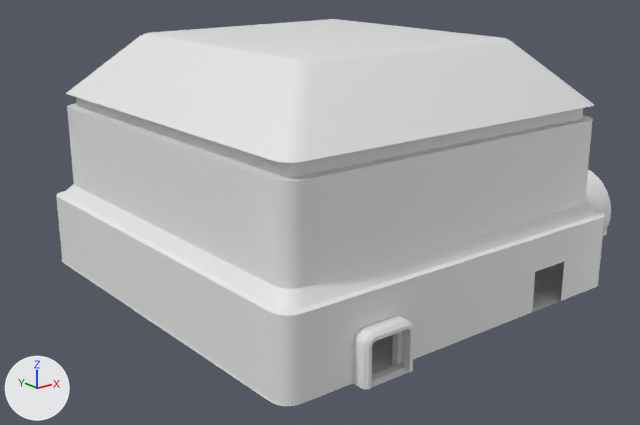
The FBX model Content/Assets/Levels/MainLevel/SM_Ship_Overgrown.fbx as it was, and as the next commit left it.
Both versions are drawn from a camera (50 mm lens) standing at (-142.1, -77.9, 47.9) and looking at (-65.7, 17.6, 9.7). Every picture has the same lights, and +X, +Y and +Z are marked at lower left. Where no turn or scale is listed for an object, it has been applied to the vertices.

The older version as bpy lines, for what is in view:
```python
me_sm_merged_staticmeshactor_4_043 = bpy.data.meshes.new('SM_MERGED_StaticMeshActor_4.043')
me_sm_merged_staticmeshactor_4_043.from_pydata(...)  # 1354 vertices, 1123 faces; spans x -94.1..-19.0, y -14.1..46.0, z 1.0..35.0
# faces by material slot: [42, 234, 672, 114, 61]
me_sm_merged_staticmeshactor_4_043.materials.append(mat_m_floor)  # its picture is missing
me_sm_merged_staticmeshactor_4_043.materials.append(mat_m_wall_trimsheet)  # its picture is missing
me_sm_merged_staticmeshactor_4_043.materials.append(mat_m_door)  # white #e7e7e7
me_sm_merged_staticmeshactor_4_043.materials.append(mat_m_wall_variation_2)  # its picture is missing
me_sm_merged_staticmeshactor_4_043.materials.append(mat_m_sky)  # its picture is missing
ob_sm_ship_overgrown = bpy.data.objects.new('SM_Ship_Overgrown', me_sm_merged_staticmeshactor_4_043)
ob_sm_ship_overgrown.location = (0.0, 0.0, 0.0)
```
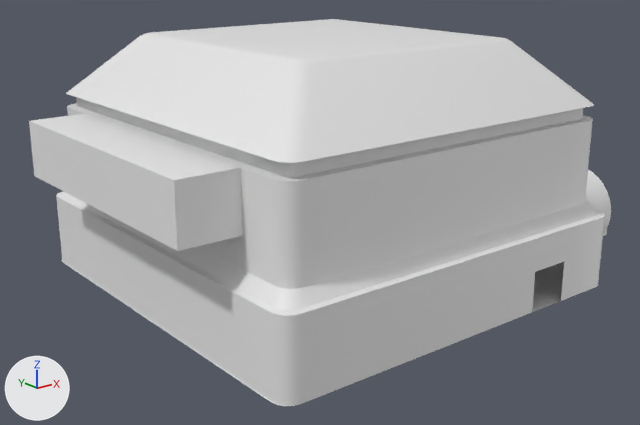
Changed parts and their boxes (x1, y1, x2, y2) in the pictures (640 x 425 px):
'SM_Ship_Overgrown', reshaped
    before: (56, 19, 611, 406)
    after: (29, 19, 611, 406)
part 1 of me_sm_merged_staticmeshactor_4_043, deleted
    before: (353, 316, 414, 389)
part 2 of me_sm_merged_staticmeshactor_4_043, deleted
    before: (365, 363, 408, 390)
part 3 of me_sm_merged_staticmeshactor_4_043, built on
    before: (86, 114, 413, 387)
    after: (29, 114, 413, 387)

What changed in the scene script:
```text
Change me_sm_merged_staticmeshactor_4_043:
    used by ob_sm_ship_overgrown; location = (0.0, 0.0, 0.0)
    remove me_sm_merged_staticmeshactor_4_043.from_pydata(...)  # 1354 vertices, 1123 faces; spans x -94.1..-19.0, y -14.1..46.0, z 1.0..35.0
    add me_sm_merged_staticmeshactor_4_043.from_pydata(...)  # 1196 vertices, 984 faces; spans x -100.0..-19.0, y -12.0..46.0, z 1.0..35.0
    me_sm_merged_staticmeshactor_4_043 part 1: the loose piece of 156 vertices spanning x -84.7..-77.3, y -14.1..-11.2, z 1.0..7.3 is deleted
    me_sm_merged_staticmeshactor_4_043 part 2: the loose piece of 8 vertices spanning x -84.6..-77.4, y -13.9..-11.3, z 1.0..1.2 is deleted
    me_sm_merged_staticmeshactor_4_043 part 3
    4 vertices are removed from x -84.0..-78.0, y -12.0, z 1.0..6.6
    7 faces are deleted
    10 new vertices lie (-8.0, 0.0, 0.0) away from vertices in x -92.0, y -2.0..36.0, z 17.0..24.5
    1 new face joins them, mat_m_wall_variation_2 (its picture is missing)
    14 new faces join them, mat_m_wall_trimsheet (its picture is missing)
```
